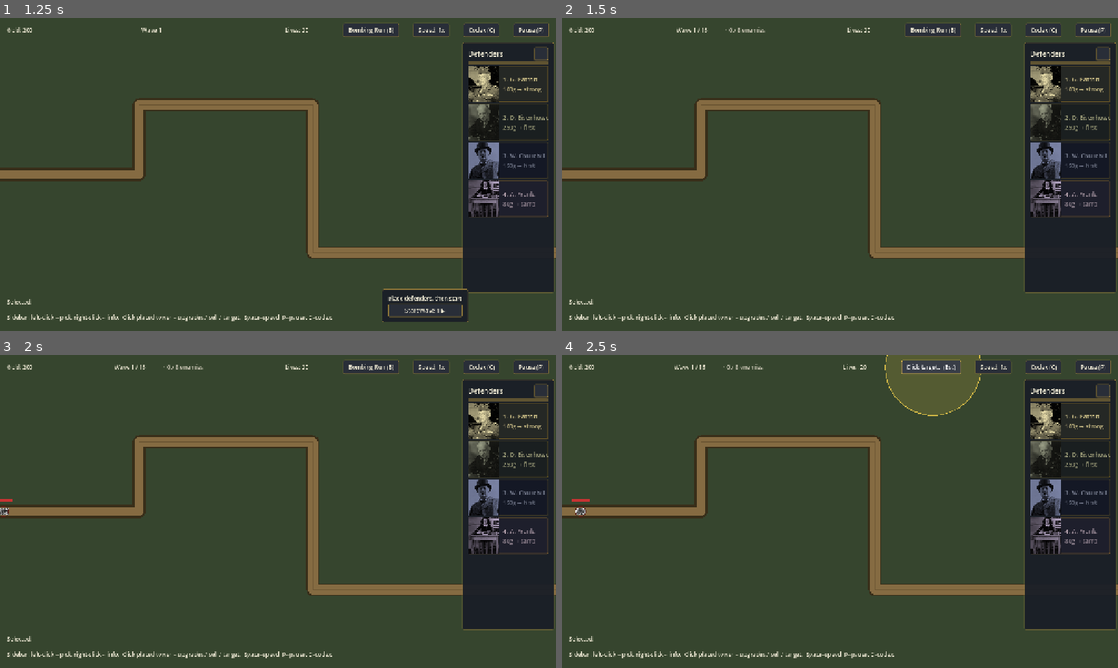
Above: before the commit, frames 1-4 (two rows, left to right).
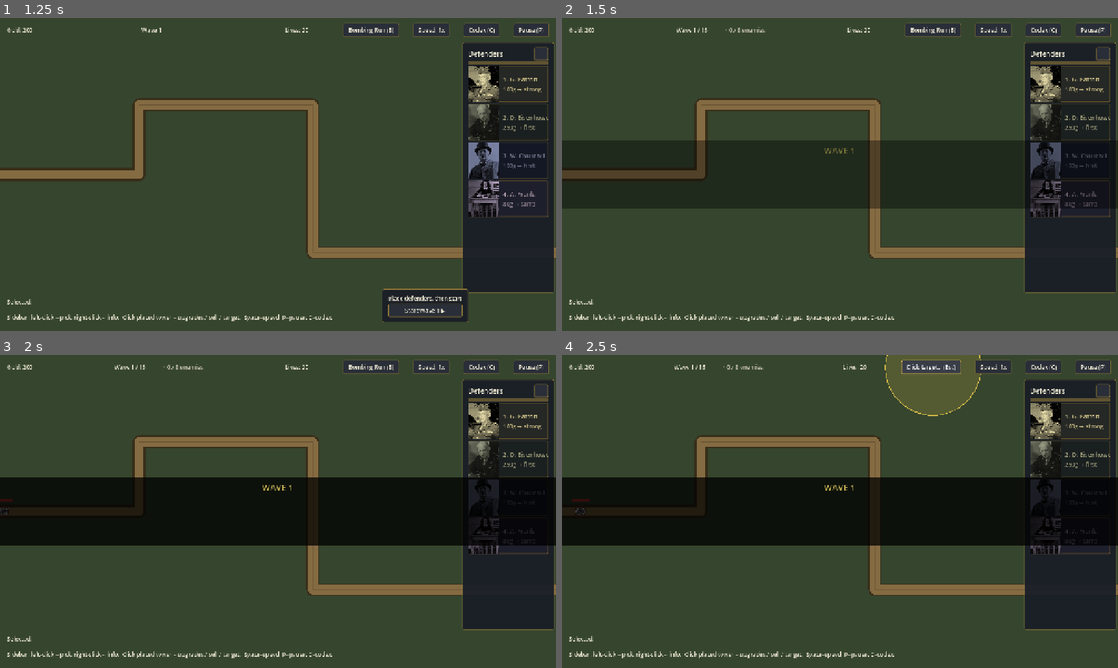
Above: after the commit, the same moments.

Repository: Josh-Buck/wwii-td
Game: Godot game, scene res://scenes/main/Main.tscn
Two runs of this game, one before a commit and one after it. Both use one fixed random seed, a clock stepped at 60 frames per second and the inputs below.
Inputs:
- Up to frame 1 (1.25 s): click "Start Run" at 0.5 s
- Up to frame 2 (1.5 s): click "Start Wave 1 ▶" at 1.25 s
- Up to frame 3 (2 s): no input
- Up to frame 4 (2.5 s): click "Bombing Run (B)" at 2 s

Frame 1 is identical in both runs. In frame 2, 18% of the frame differs, in the area x 0-100%, y 39-61%; in frame 3, 22%; in frame 4, 22%.

Commit message:
feel: wave intro card, tower drop-in anim, fix recoil tween compounding
Recoil:
- Anchored to a stored _rest_position so overlapping shots don't drift
- Previous tween killed before starting a new one

New visuals:
- Wave intro card shows 'WAVE N' / 'ENDLESS +N' at the start of each
  wave, with a brief fade in/hold/fade out. Reuses the boss-intro
  panel.
- Tower drops in: spawns at 0.3 scale, pops to 1.1 with a back ease,
  settles to 1.0. Every placement now feels deliberate.

Diff:
--- a/scenes/towers/Tower.gd
+++ b/scenes/towers/Tower.gd
@@ -41,6 +41,11 @@
 	# Air units sit visually above ground towers so clicks pick them first.
 	if stats.is_air_unit:
 		z_index = 5
+	# Drop-in animation: pop from 30% scale up to full, with a tiny overshoot.
+	scale = Vector2(0.3, 0.3)
+	var drop_tween := create_tween()
+	drop_tween.tween_property(self, "scale", Vector2(1.1, 1.1), 0.18).set_trans(Tween.TRANS_BACK).set_ease(Tween.EASE_OUT)
+	drop_tween.tween_property(self, "scale", Vector2.ONE, 0.10).set_ease(Tween.EASE_OUT)
 	if stats.default_targeting != &"":
 		targeting_mode = stats.default_targeting
 	if stats.provides_wave_preview:
@@ -376,12 +381,16 @@
 	else:
 		get_parent().add_child(projectile)
 
+var _rest_position: Vector2 = Vector2.ZERO
+var _rest_position_set: bool = false
+var _recoil_tween: Tween = null
+
 func _play_recoil(target: Node) -> void:
-	# Small kickback away from the target, plus a brief scale punch. Heavier
-	# projectile styles get more kick. Position offset is local so we don't
-	# affect the tower's actual placement.
 	if not is_instance_valid(target):
 		return
+	if not _rest_position_set:
+		_rest_position = position
+		_rest_position_set = true
 	var dir: Vector2 = (global_position - target.global_position).normalized()
 	var style := _projectile_style()
 	var kick: float = 5.0
@@ -389,13 +398,15 @@
 		&"shell": kick = 9.0
 		&"drop":  kick = 11.0
 		&"laser": kick = 3.0
-	var t := create_tween()
-	t.set_parallel(true)
-	t.tween_property(self, "position", position + dir * kick, 0.06)
-	t.tween_property(self, "scale", Vector2(1.06, 0.94), 0.06)
-	t.chain()
-	t.tween_property(self, "position", position, 0.18).set_ease(Tween.EASE_OUT)
-	t.tween_property(self, "scale", Vector2.ONE, 0.18).set_ease(Tween.EASE_OUT)
+	if _recoil_tween and _recoil_tween.is_valid():
+		_recoil_tween.kill()
+	_recoil_tween = create_tween()
+	_recoil_tween.set_parallel(true)
+	_recoil_tween.tween_property(self, "position", _rest_position + dir * kick, 0.06)
+	_recoil_tween.tween_property(self, "scale", Vector2(1.06, 0.94), 0.06)
+	_recoil_tween.chain()
+	_recoil_tween.tween_property(self, "position", _rest_position, 0.18).set_ease(Tween.EASE_OUT)
+	_recoil_tween.tween_property(self, "scale", Vector2.ONE, 0.18).set_ease(Tween.EASE_OUT)
 
 func _projectile_style() -> StringName:
 	if stats == null:
--- a/scenes/ui/HUD.gd
+++ b/scenes/ui/HUD.gd
@@ -172,6 +172,7 @@
 	bomb_btn.pressed.connect(_on_bomb_btn_pressed)
 	boss_intro.visible = false
 	EventBus.boss_spawned.connect(_on_boss_spawned)
+	EventBus.wave_started.connect(_on_wave_started_intro)
 	manhattan_btn.pressed.connect(_on_manhattan_btn_pressed)
 	EventBus.wave_ended.connect(_on_wave_ended_manhattan_chain)
 	_refresh_manhattan_button()
@@ -321,16 +322,31 @@
 	_show_toast("Manhattan Project authorized — battlefield cleared. Codex updated.")
 	_refresh_manhattan_button()
 
-func _on_boss_spawned(_node: Node, boss_id: StringName, display_name: String) -> void:
-	boss_intro_name.text = display_name
-	boss_intro_sub.text = _boss_subtitle(boss_id)
+func _show_intro_card(header: String, header_color: Color, name_text: String, subtitle: String, hold: float = 1.8) -> void:
+	$BossIntro/VBox/Header.text = header
+	$BossIntro/VBox/Header.modulate = header_color
+	boss_intro_name.text = name_text
+	boss_intro_sub.text = subtitle
 	boss_intro.modulate = Color(1, 1, 1, 0)
 	boss_intro.visible = true
 	var t := create_tween()
 	t.tween_property(boss_intro, "modulate", Color.WHITE, 0.35)
-	t.tween_interval(1.8)
-	t.tween_property(boss_intro, "modulate", Color(1, 1, 1, 0), 0.5)
+	t.tween_interval(hold)
+	t.tween_property(boss_intro, "modulate", Color(1, 1, 1, 0), 0.4)
 	t.tween_callback(func(): boss_intro.visible = false)
+
+func _on_wave_started_intro(w: int) -> void:
+	var wd_nodes := get_tree().get_nodes_in_group("wave_director")
+	var sub: String = ""
+	if not wd_nodes.is_empty() and wd_nodes[0].has_method("get_next_wave_summary"):
+		pass  # next-wave summary would describe the NEXT wave, not this one
+	var header := "WAVE %d" % (w + 1)
+	if wd_nodes.size() > 0 and w >= wd_nodes[0].wave_count():
+		header = "ENDLESS +%d" % (w - wd_nodes[0].wave_count() + 1)
+	_show_intro_card(header, Color(0.85, 0.78, 0.4), "", "", 1.2)
+
+func _on_boss_spawned(_node: Node, boss_id: StringName, display_name: String) -> void:
+	_show_intro_card("BOSS", Color(0.9, 0.2, 0.2, 1), display_name, _boss_subtitle(boss_id), 2.0)
 
 func _boss_subtitle(boss_id: StringName) -> String:
 	match boss_id:
